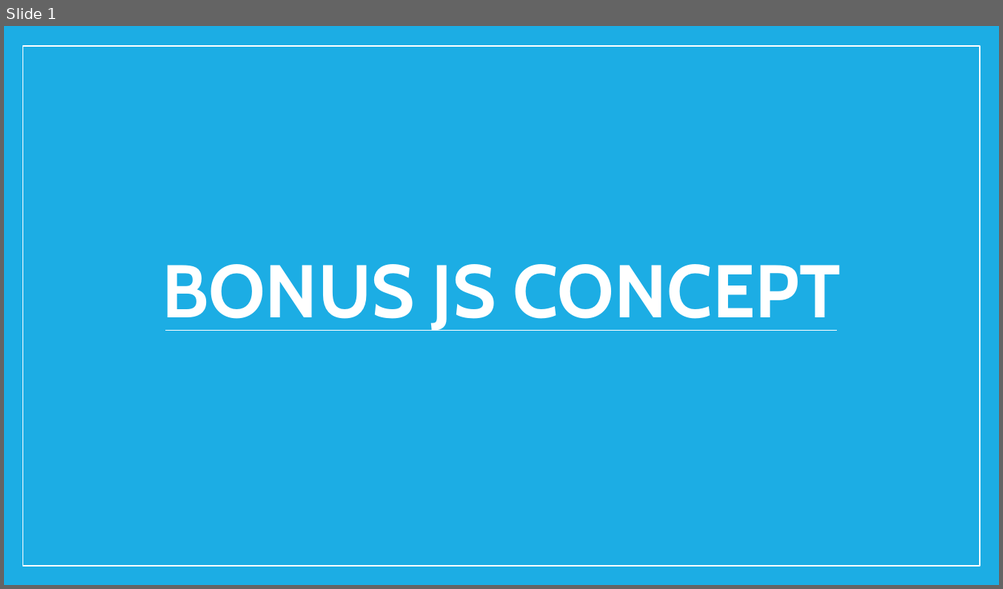
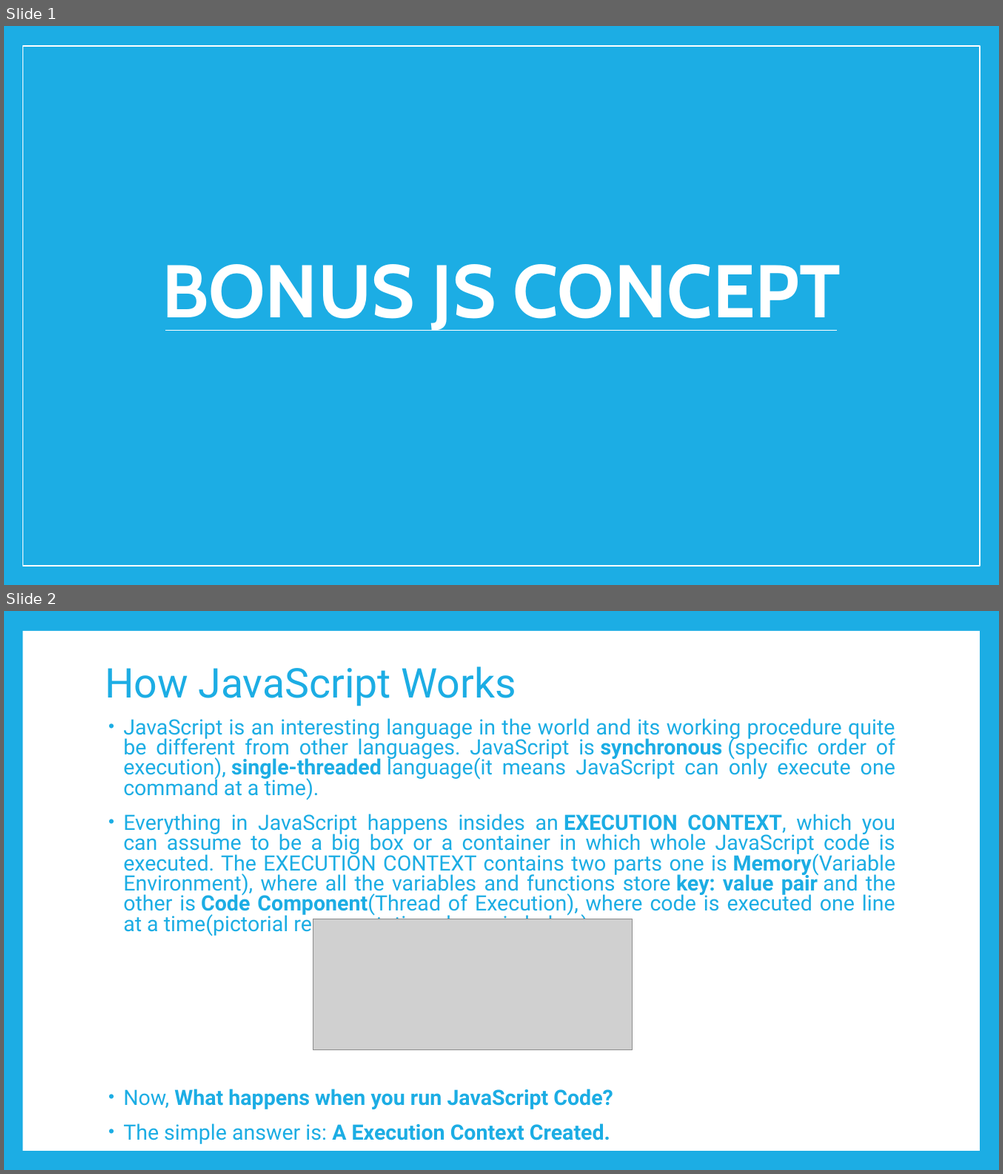
Before and after one commit to PramodJana/JavaScript, a slide deck: GFG JS Course Curriculam/Articles/009 JS Bonus Concept.pptx. Shown one above the other, each under a label of ours: slide 1 before the commit, slides 1 and 2 after it. The pictures are 1003x589 and 1003x1174 pixels, drawn with LibreOffice and Linux fonts; fonts in the diff are those of the drawing; grey boxes stand for pictures. Boxes give left, top, right and bottom in pixels: in the first picture for what was removed or moved away, otherwise in the second. Text is boxed around its words. In the diff, an @@ line names an element or a change of style, - is before the commit and + after.

```diff
--- a/GFG JS Course Curriculam/Articles/009 JS Bonus Concept.pptx
+++ b/GFG JS Course Curriculam/Articles/009 JS Bonus Concept.pptx
@@ slide 2 added at bbox=[4, 611, 999, 1170], background #1CADE4 @@
@@ rectangle added at bbox=[22, 631, 979, 1151], fill #FFFFFF @@
@@ title added at bbox=[105, 667, 516, 706], 39.6 pt, text #1CADE4 @@
+How JavaScript Works
@@ text added at bbox=[123, 718, 896, 1145], 20.4 pt, text #1CADE4 @@
+• JavaScript is an interesting language in the world and its working procedure quite be different from other languages. JavaScript is synchronous (specific order of execution), single-threaded language(it means JavaScript can only execute one command at a time).
+• Everything in JavaScript happens insides an EXECUTION CONTEXT, which you can assume to be a big box or a container in which whole JavaScript code is executed. The EXECUTION CONTEXT contains two parts one is Memory(Variable Environment), where all the variables and functions store key: value pair and the other is Code Component(Thread of Execution), where code is executed one line at a time(pictorial representation shown in below).
+• Now, What happens when you run JavaScript Code?
+• The simple answer is: A Execution Context Created.
@@ picture added at bbox=[313, 919, 633, 1050] @@
```
Also in this commit, not shown: 12 other slides added, 9 slides removed.
